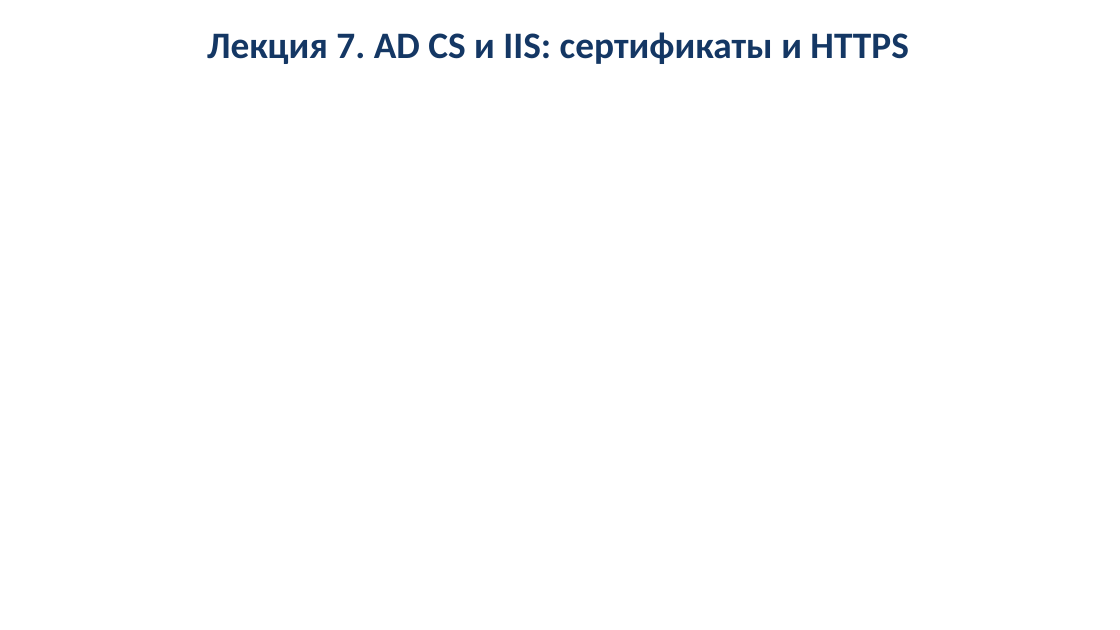
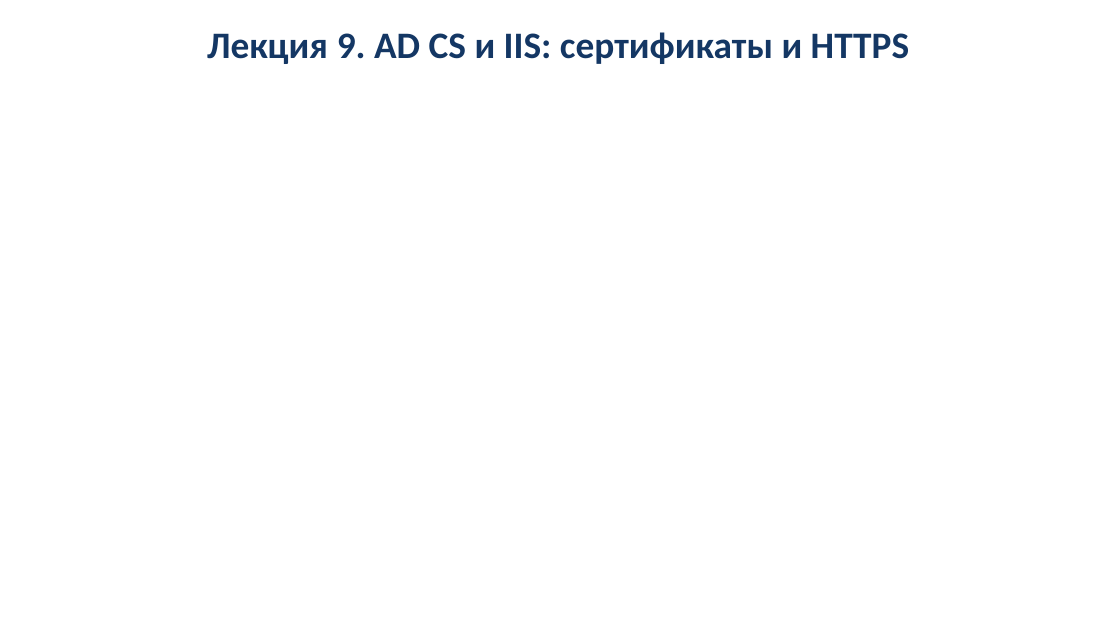
Before and after one commit to ShViktor72/education2026, a slide deck: slide 1 of Т_И_С/ПМ1_ТИС_Установка и сопровождение программного и аппаратного обеспечения/РО1-5-Администрировать Windows и Windows Server на базовом уровне/09-AD CS и IIS сертификаты и HTTPS.pptx. Drawn at 1120x630 pixels with LibreOffice and Linux fonts; fonts in the diff are those of the drawing. Boxes give left, top, right and bottom in pixels: in the first picture for what was removed or moved away, otherwise in the second. Text is boxed around its words. In the diff, an @@ line names an element or a change of style, - is before the commit and + after.

```diff
--- a/Т_И_С/ПМ1_ТИС_Установка и сопровождение программного и аппаратного обеспечения/РО1-5-Администрировать Windows и Windows Server на базовом уровне/09-AD CS и IIS сертификаты и HTTPS.pptx
+++ b/Т_И_С/ПМ1_ТИС_Установка и сопровождение программного и аппаратного обеспечения/РО1-5-Администрировать Windows и Windows Server на базовом уровне/09-AD CS и IIS сертификаты и HTTPS.pptx
@@ text at <box>207,32,909,64</box>: text changed @@
-Лекция 7. AD CS и IIS: сертификаты и HTTPS
+Лекция 9. AD CS и IIS: сертификаты и HTTPS
```
Also in this commit, not shown: 44 other files.
